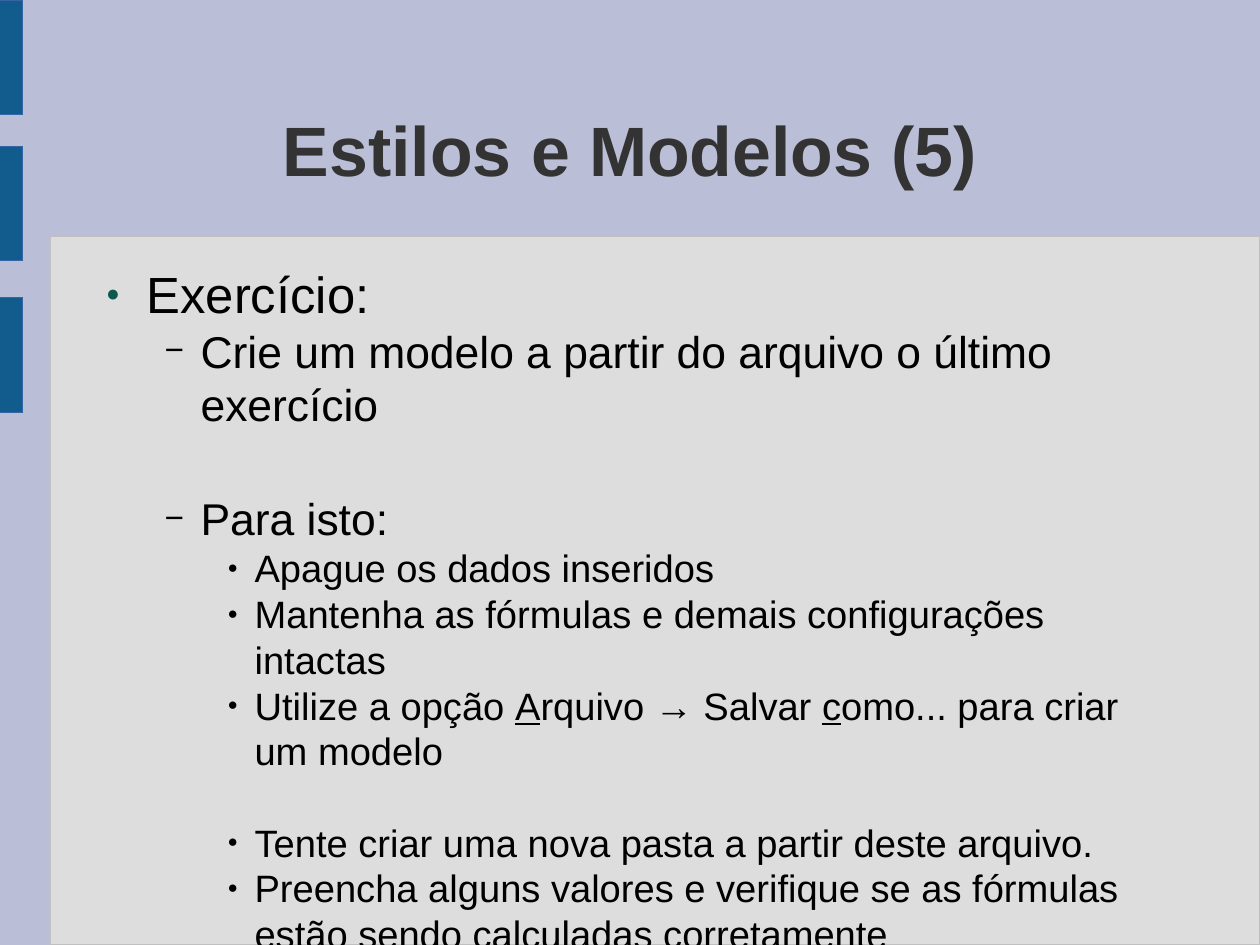
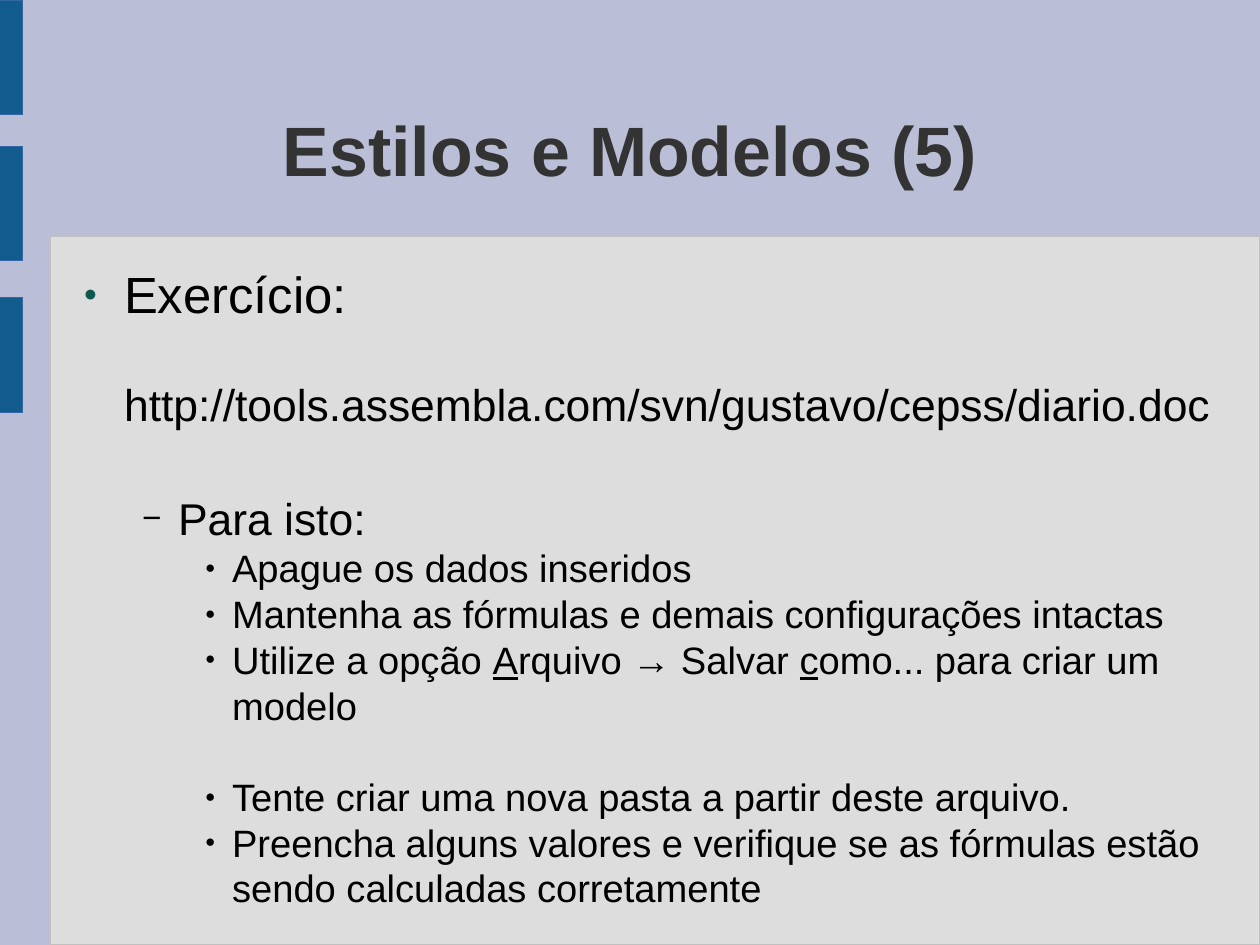
Before and after one commit to gcms/gustavo, a slide deck: slide 104 of cepss/aulas.odp (slide 108 before the commit). Drawn at 1260x945 pixels with LibreOffice and Linux fonts; fonts in the diff are those of the drawing. Boxes give left, top, right and bottom in pixels: in the first picture for what was removed or moved away, otherwise in the second. Text is boxed around its words. In the diff, an @@ line names an element or a change of style, - is before the commit and + after.

```diff
--- a/cepss/aulas.odp
+++ b/cepss/aulas.odp
@@ text "Exercício:": place and size @@
-text "Exercício:" at [147, 275, 1118, 910]
+text "Exercício:" at [124, 275, 1210, 865]
@@ text at [124, 388, 1210, 430]: text changed @@
-  − Crie um modelo a partir do arquivo o último exercício
+http://tools.assembla.com/svn/gustavo/cepss/diario.doc
```
Also in this commit, not shown: 5 other slides changed, 7 slides added, 2 slides removed.
